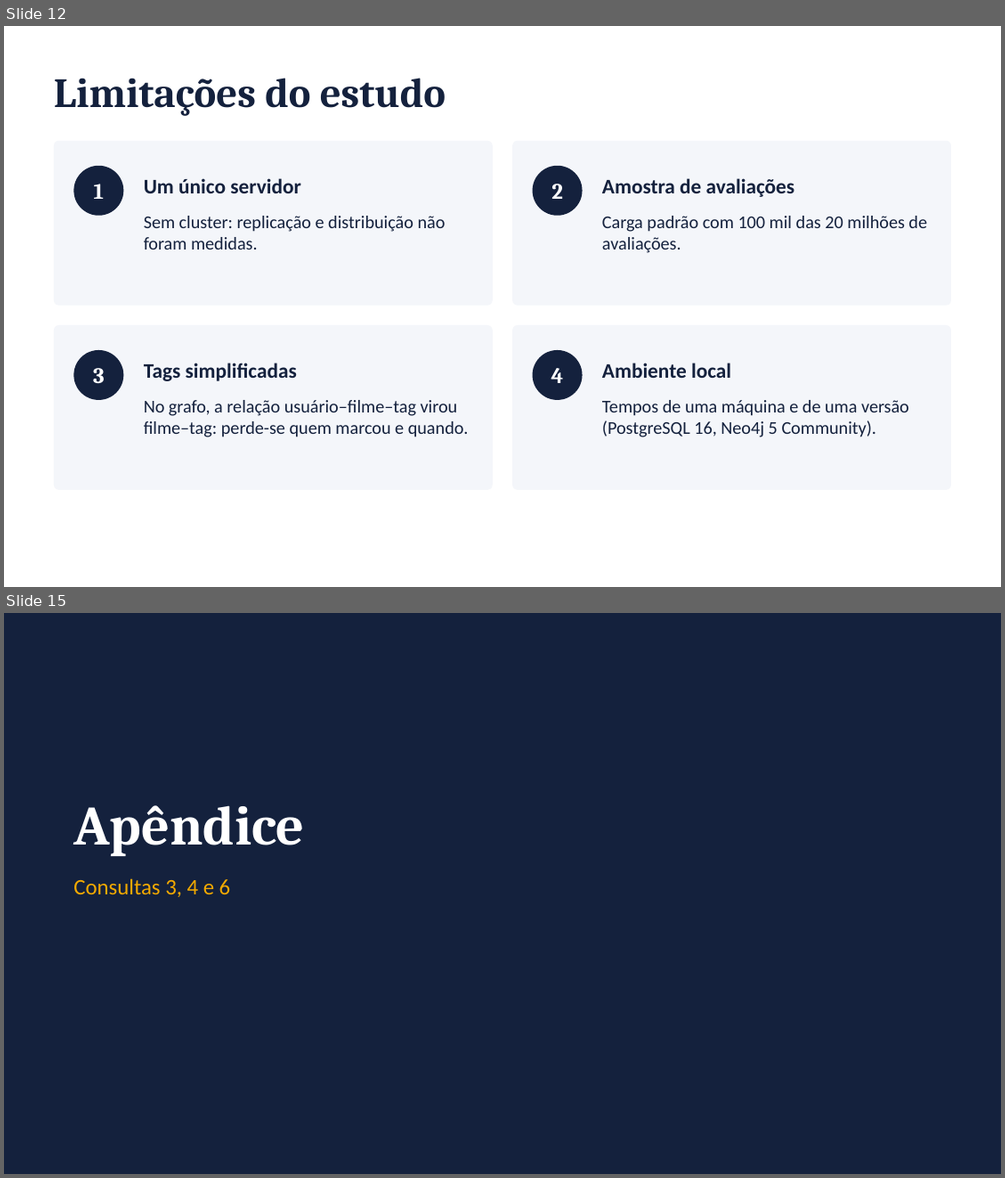
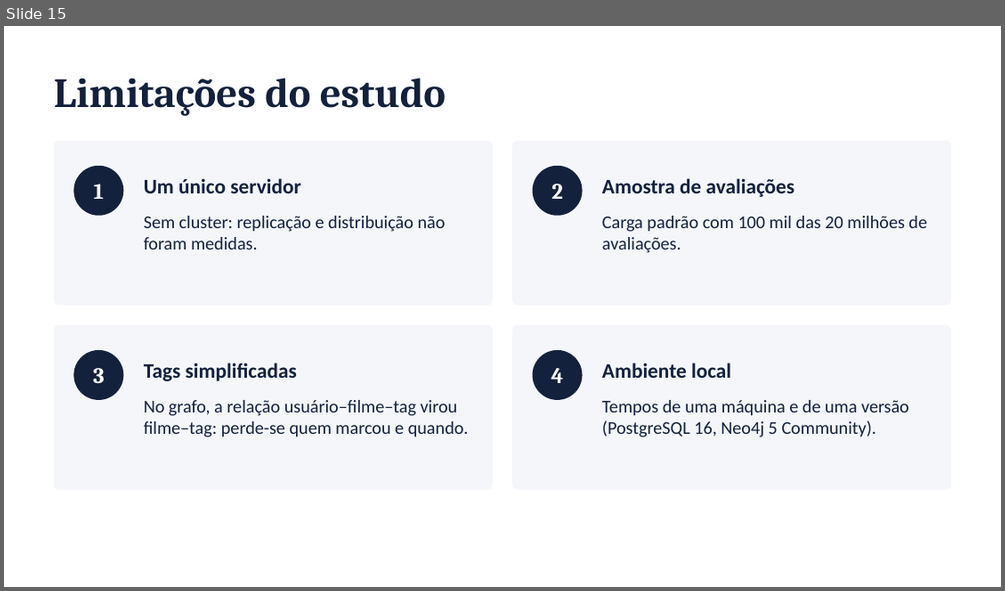
Before and after one commit to FineiasAntonio/BancoDeDados, a slide deck: docs/apresentacao.pptx. Shown one above the other, each under a label of ours: slides 12 and 15 before the commit, slide 15 after it; the slides between them are not shown. The pictures are 1005x1178 and 1005x591 pixels, drawn with LibreOffice and Linux fonts; fonts in the diff are those of the drawing. Boxes give left, top, right and bottom in pixels: in the first picture for what was removed or moved away, otherwise in the second. Text is boxed around its words. In the diff, an @@ line names an element or a change of style, - is before the commit and + after.

```diff
--- a/docs/apresentacao.pptx
+++ b/docs/apresentacao.pptx
@@ slide 15 removed at (4,613,1001,1174), background #14213D @@
@@ text removed at (73,805,304,856) @@
-Apêndice
@@ text removed at (73,878,231,897) @@
-Consultas 3, 4 e 6
@@ what was slide 12 is now slide 15 @@
```
Also in this commit, not shown: 5 slides changed, 1 slide added, 1 other slide removed, 6 other files.
